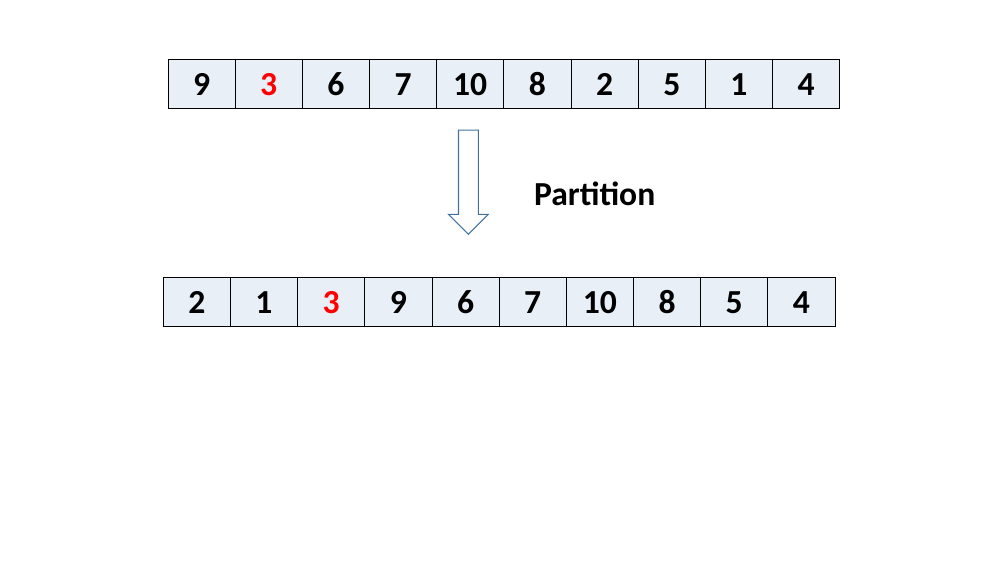
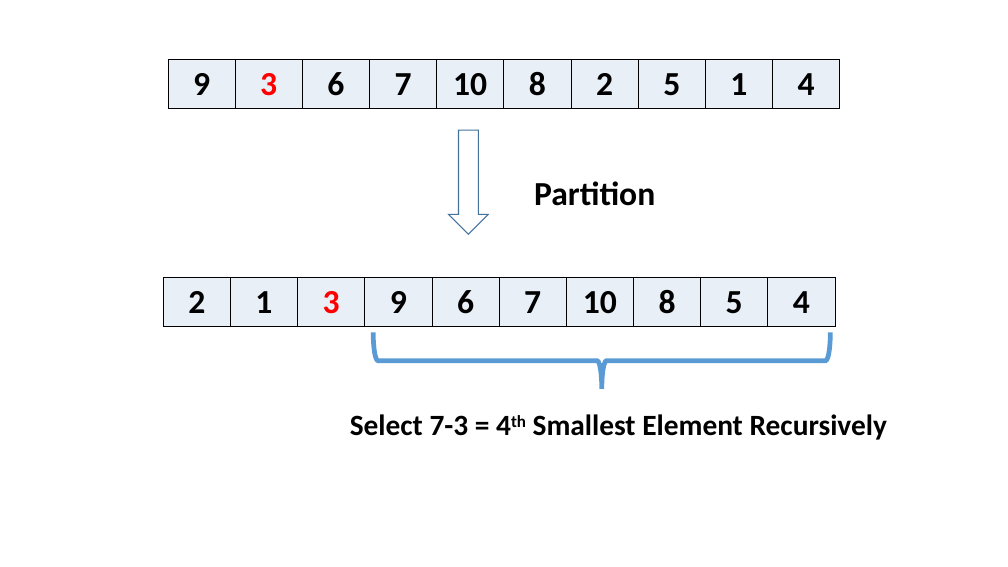
Before and after one commit to saravanan-thirumuruganathan/cse5311Fall2014, a slide deck: slide 7 of slides/4_OrderStatistics/figures.pptx. Drawn at 1008x567 pixels with LibreOffice and Linux fonts; fonts in the diff are those of the drawing. Boxes give left, top, right and bottom in pixels: in the first picture for what was removed or moved away, otherwise in the second. Text is boxed around its words. In the diff, an @@ line names an element or a change of style, - is before the commit and + after.

Commit message:
Finished lecture 4 slides

```diff
--- a/slides/4_OrderStatistics/figures.pptx
+++ b/slides/4_OrderStatistics/figures.pptx
@@ right brace added at [374,333,831,389], outline #5B9BD5 4.5 pt @@
@@ text added at [350,414,887,440], 28 pt, text #000000, bold @@
+Select 7-3 = 4th Smallest Element Recursively
```
Also in this commit, not shown: 2 other slides changed, 1 slide added, 20 other files.
